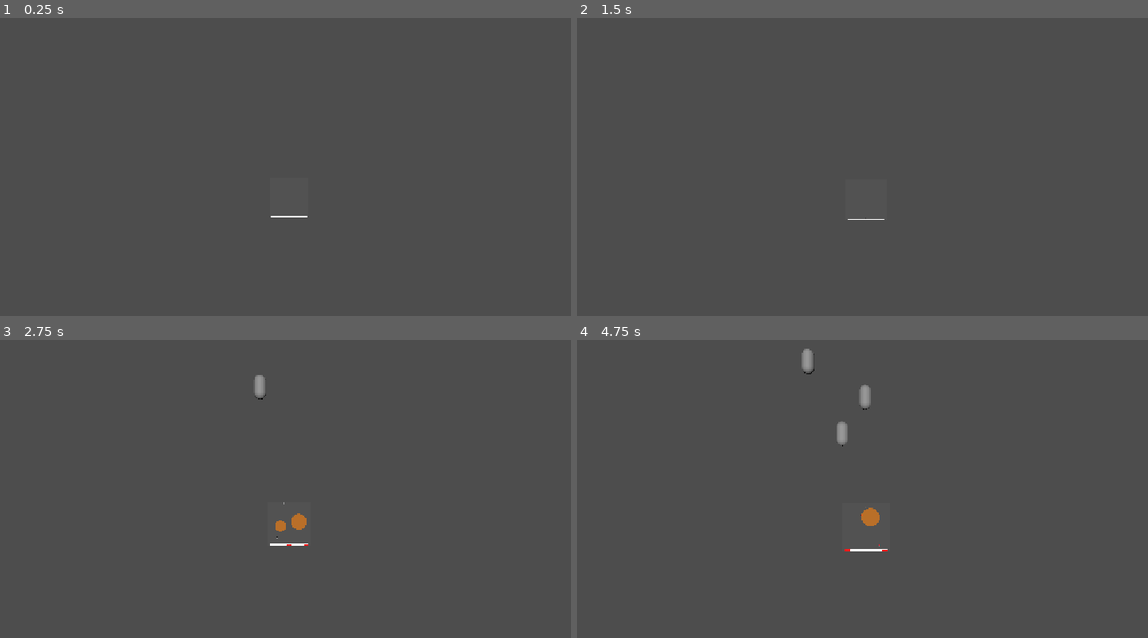
Above: before the commit, frames 1-4 (two rows, left to right).
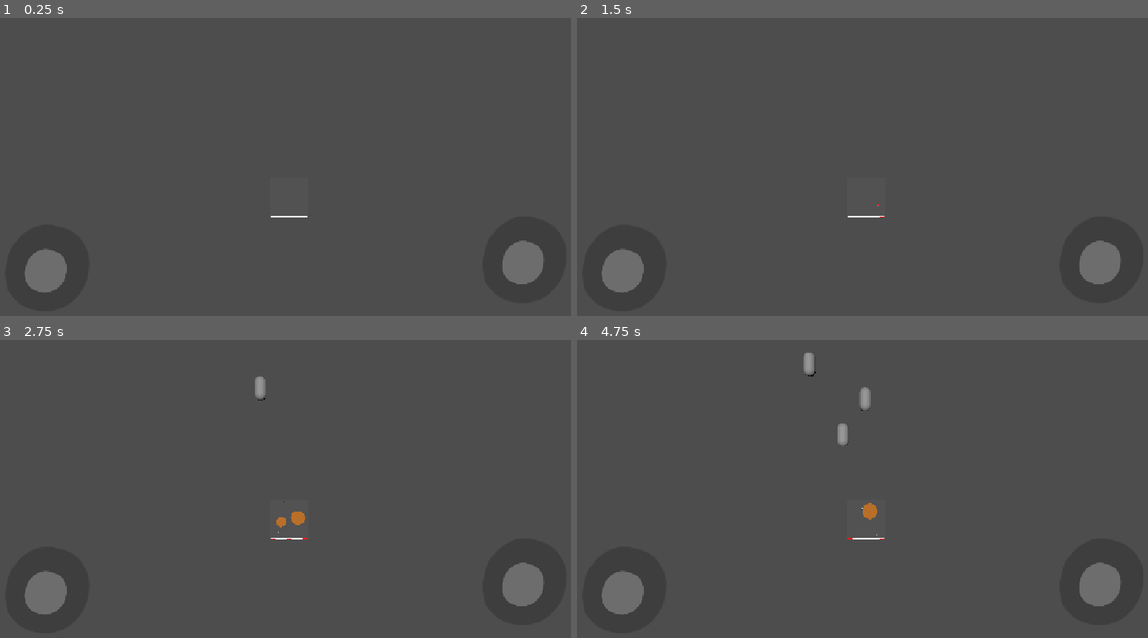
Above: after the commit, the same moments.

Repository: freefrol/missle-commander-mvp
Game: Godot game, scene res://ProjectMCMVP/Scene/GameManager.tscn
Same seed, same stepped clock (60 frames per second), same inputs: the game is played once before the commit and once after it.
Inputs (mouse positions are in pixels of both pictures, inside the frame that each line leads up to):
- Up to frame 1 (0.25 s): no input
- Up to frame 2 (1.5 s): tap Enter at 0.5 s; move the mouse to (1005, 140) at 0.52 s; click (1005, 140) at 0.67 s; tap Space at 1.25 s; drag from (736, 175) to (833, 229) at 1.27 s
- Up to frame 3 (2.75 s): move the mouse to (354, 402) at 2.02 s; click (354, 402) at 2.17 s
- Up to frame 4 (4.75 s): drag from (833, 551) to (674, 426) at 2.77 s; move the mouse to (1056, 533) at 3.52 s; click (1056, 533) at 3.67 s; drag from (674, 426) to (771, 390) at 4.27 s

The runs differ from the first frame. In frame 1, 1.7% of the frame differs, in the area x 4-96%, y 74-92%; in frame 2, 1.7%; in frame 3, 1.9%; in frame 4, 2.0%, in the area x 4-96%, y 2-92%.

Commit message:
Last Sync: 2026-10-14 23:04 (Mobile)

Diff:
--- a/ProjectMCMVP/Scene/GameManager.tscn
+++ b/ProjectMCMVP/Scene/GameManager.tscn
@@ -10,6 +10,8 @@
 [ext_resource type="Script" uid="uid://0g31b14hmha0" path="res://ProjectMCMVP/Script/Controller/ShootController.gd" id="6_olnhy"]
 [ext_resource type="PackedScene" uid="uid://br2y2retsdvyg" path="res://ProjectMCMVP/Scene/View2d/CityView2d.tscn" id="6_wpru5"]
 [ext_resource type="PackedScene" uid="uid://byf4clro1nw8u" path="res://ProjectMCMVP/Scene/View3d/EnemyMissileView3d.tscn" id="8_5uf2e"]
+[ext_resource type="Script" uid="uid://c33cpvigqiso6" path="res://ProjectMCMVP/Script/Controller/StickControl.gd" id="11_qft2m"]
+[ext_resource type="Texture2D" uid="uid://41bfeg1k5qr4" path="res://ProjectMCMVP/Sprite/Circle (20261014102636).png" id="11_wpru5"]
 
 [sub_resource type="CapsuleShape3D" id="CapsuleShape3D_g7b7a"]
 radius = 0.4
@@ -32,9 +34,12 @@
 restartButton = NodePath("CanvasLayer/CenterContainer/Button")
 canvas = NodePath("CanvasLayer")
 
-[node name="Player" type="CharacterBody3D" parent="." unique_id=2023121026 node_paths=PackedStringArray("cameraPivot")]
+[node name="Player" type="CharacterBody3D" parent="." unique_id=2023121026 node_paths=PackedStringArray("moveJoystick", "lookJoystick", "cameraPivot")]
 script = ExtResource("2_3ctgo")
+moveJoystick = NodePath("../CanvasLayer2/LeftVirtualJoystick")
+lookJoystick = NodePath("../CanvasLayer2/RightVirtualJoystick")
 cameraPivot = NodePath("CameraPivot")
+moveSpeed = 0.5
 turnSpeed = 0.02
 
 [node name="CameraPivot" type="Node3D" parent="Player" unique_id=597561267]
@@ -96,3 +101,61 @@
 top_level = true
 mesh = SubResource("QuadMesh_6n2gk")
 surface_material_override/0 = SubResource("StandardMaterial3D_ne880")
+
+[node name="CanvasLayer2" type="CanvasLayer" parent="." unique_id=1717088253]
+
+[node name="LeftVirtualJoystick" type="Control" parent="CanvasLayer2" unique_id=1962073985 node_paths=PackedStringArray("background", "knob")]
+layout_mode = 3
+anchors_preset = 0
+offset_left = 5.0
+offset_top = 406.0
+offset_right = 45.0
+offset_bottom = 446.0
+script = ExtResource("11_qft2m")
+background = NodePath("Background")
+knob = NodePath("Knob")
+
+[node name="Background" type="TextureRect" parent="CanvasLayer2/LeftVirtualJoystick" unique_id=104310097]
+modulate = Color(0.19, 0.19, 0.19, 0.5019608)
+layout_mode = 0
+offset_right = 256.0
+offset_bottom = 256.0
+texture = ExtResource("11_wpru5")
+
+[node name="Knob" type="TextureRect" parent="CanvasLayer2/LeftVirtualJoystick" unique_id=899590720]
+modulate = Color(0.43, 0.43, 0.43, 1)
+layout_mode = 0
+offset_left = 64.0
+offset_top = 64.0
+offset_right = 320.0
+offset_bottom = 320.0
+scale = Vector2(0.5, 0.5)
+texture = ExtResource("11_wpru5")
+
+[node name="RightVirtualJoystick" type="Control" parent="CanvasLayer2" unique_id=742785057 node_paths=PackedStringArray("background", "knob")]
+layout_mode = 3
+anchors_preset = 0
+offset_left = 868.0
+offset_top = 391.0
+offset_right = 908.0
+offset_bottom = 431.0
+script = ExtResource("11_qft2m")
+background = NodePath("Background")
+knob = NodePath("Knob")
+
+[node name="Background" type="TextureRect" parent="CanvasLayer2/RightVirtualJoystick" unique_id=1278995131]
+modulate = Color(0.19, 0.19, 0.19, 0.5019608)
+layout_mode = 0
+offset_right = 256.0
+offset_bottom = 256.0
+texture = ExtResource("11_wpru5")
+
+[node name="Knob" type="TextureRect" parent="CanvasLayer2/RightVirtualJoystick" unique_id=1031363459]
+modulate = Color(0.43, 0.43, 0.43, 1)
+layout_mode = 0
+offset_left = 64.0
+offset_top = 64.0
+offset_right = 320.0
+offset_bottom = 320.0
+scale = Vector2(0.5, 0.5)
+texture = ExtResource("11_wpru5")
--- a/ProjectMCMVP/Script/Controller/PlayerController.gd
+++ b/ProjectMCMVP/Script/Controller/PlayerController.gd
@@ -2,6 +2,8 @@
 
 extends CharacterBody3D
 
+@export var moveJoystick: StickControl
+@export var lookJoystick: StickControl
 @export var cameraPivot: Node3D
 @export var moveSpeed : float = 0.1
 @export var turnSpeed : float = 0.1
@@ -10,12 +12,11 @@
 	velocity.x = moveSpeed * direction.x
 	velocity.z = moveSpeed * direction.y
 
-func _process(delta: float) -> void:
-	move(Vector2(0, -1))
+
+func _physics_process(delta):
+	move(moveJoystick.direction)
 	move_and_slide()
 
-func _input(event):
-	if event is InputEventScreenDrag:
-		rotation.y -= turnSpeed * event.relative.x
-		cameraPivot.rotation.x -= turnSpeed * event.relative.y
-		cameraPivot.rotation.x = clamp(cameraPivot.rotation.x, -1.4, 1.4)
+	rotation.y -= turnSpeed * lookJoystick.direction.x
+	cameraPivot.rotation.x -= turnSpeed * lookJoystick.direction.y
+	cameraPivot.rotation.x = clamp(cameraPivot.rotation.x, -1.4, 1.4)
--- /dev/null
+++ b/ProjectMCMVP/Script/Controller/StickControl.gd
@@ -0,0 +1,37 @@
+class_name StickControl
+extends Control
+
+@export var background: TextureRect
+@export var knob: TextureRect
+
+@export var radius: float = 64.0
+var direction: Vector2 = Vector2.ZERO
+var active: bool = false
+
+var centerOffset: Vector2
+
+func _ready():
+	centerOffset = (background.size - knob.size * knob.scale) / 2
+	knob.position = centerOffset
+
+func _gui_input(event: InputEvent):
+	if event is InputEventScreenTouch:
+		if event.pressed:
+			active = true
+			updateDirection(event.position)
+		else:
+			active = false
+			direction = Vector2.ZERO
+			knob.position = centerOffset
+	elif event is InputEventScreenDrag and active:
+		updateDirection(event.position)
+
+func updateDirection(touchPos: Vector2):
+	var center = background.position + background.size / 2
+	var offset = touchPos - center
+
+	if offset.length() > radius:
+		offset = offset.normalized() * radius
+
+	direction = offset / radius
+	knob.position = centerOffset + offset
Not shown, added: ProjectMCMVP/Script/Controller/StickControl.gd.uid
Binary file added: ProjectMCMVP/Sprite/Circle (20261014102636).png
Not shown, added: ProjectMCMVP/Sprite/Circle (20261014102636).png.import
Not shown, removed: .nomedia
